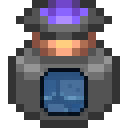
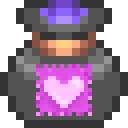
Revision of a layered 128 × 128 image; what changed, layer by layer:
added layer "carpet improved for readability" above "carpet origina" over bbox(36, 64, 92, 116)
hid "Tile" over bbox(40, 68, 88, 116)
painted on "fabric reshaped recolored alt 2" over bbox(0, 0, 128, 128)
